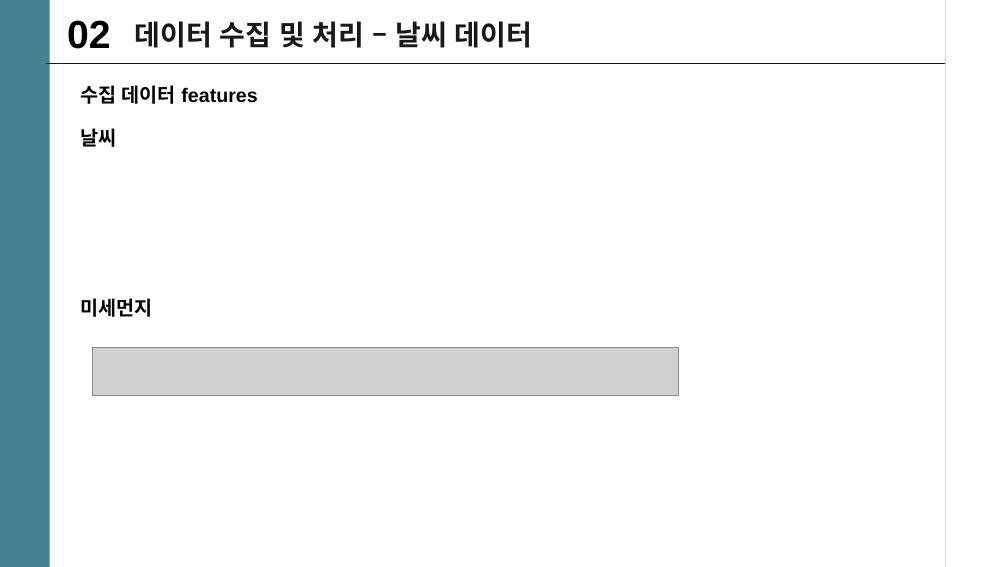
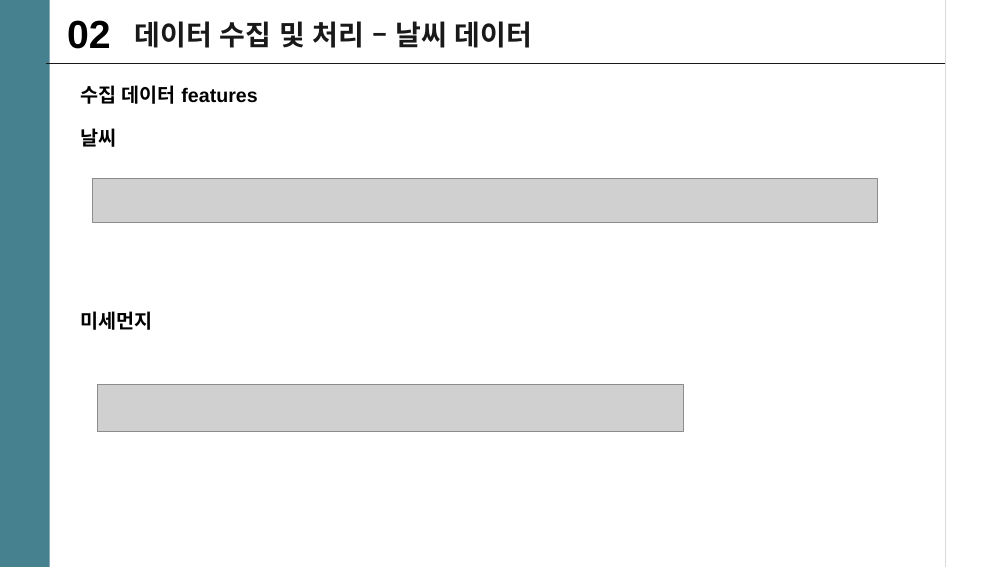
Before and after one commit to mini-project-y/1st_mini_project, a slide deck: slide 12 of Mook/PJT_유현수_수정본.pptx. Drawn at 1008x567 pixels with LibreOffice and Linux fonts; fonts in the diff are those of the drawing; grey boxes stand for pictures. Boxes give left, top, right and bottom in pixels: in the first picture for what was removed or moved away, otherwise in the second. Text is boxed around its words. In the diff, an @@ line names an element or a change of style, - is before the commit and + after.

Commit message:
Mook add files

```diff
--- a/Mook/PJT_유현수_수정본.pptx
+++ b/Mook/PJT_유현수_수정본.pptx
@@ picture added at bbox=[93, 178, 878, 223] @@
@@ text "미세먼지": place and size @@
-text "미세먼지" at bbox=[80, 298, 152, 317]
+text "미세먼지" at bbox=[80, 311, 152, 330]
@@ picture: place and size @@
-picture at bbox=[93, 348, 679, 395]
+picture at bbox=[98, 384, 684, 431]
```
